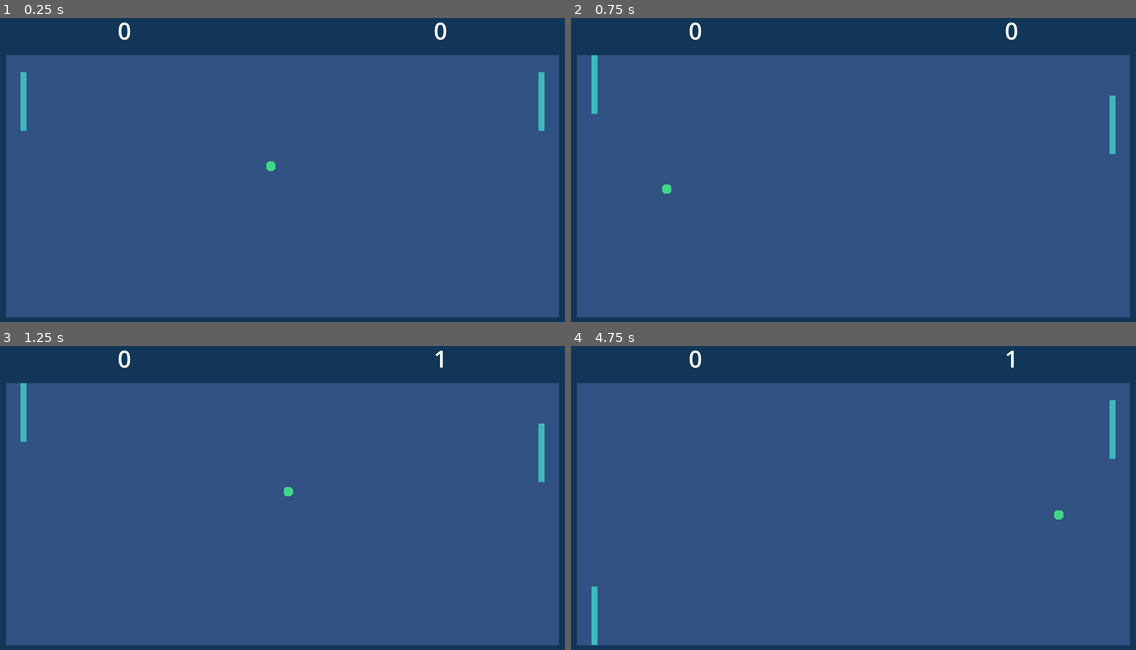
Above: before the commit, frames 1-4 (two rows, left to right).
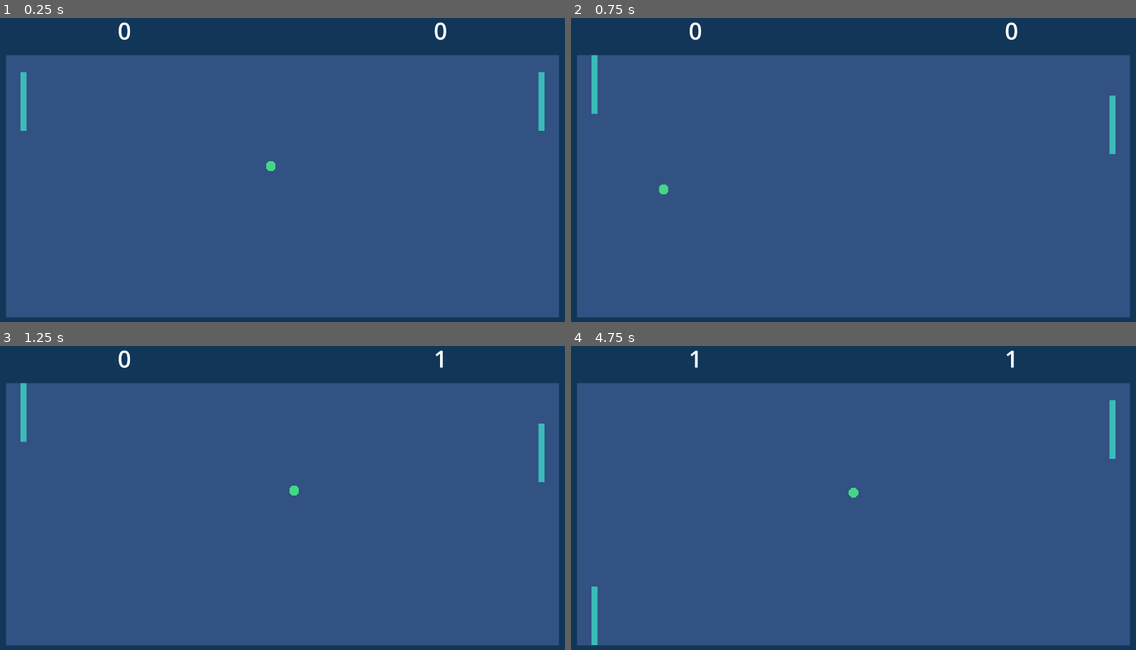
Above: after the commit, the same moments.

Repository: bokubeam/godot-pong
Game: Godot game, scene res://level.tscn
The game is run twice, just before and just after one commit, with the same random seed, the same clock (stepped at 60 frames per second) and the same inputs.
Inputs:
- Up to frame 1 (0.25 s): no input
- Up to frame 2 (0.75 s): tap Enter at 0.5 s; hold W (player_1_move_up) from 0.53 s (still down); tap Down (player_2_move_down) at 0.6 s
- Up to frame 3 (1.25 s): keep holding W (player_1_move_up)
- Up to frame 4 (4.75 s): release W (player_1_move_up) at 1.28 s; hold R (player_1_move_down) 1.28-2.03 s; tap Up (player_2_move_up) at 1.35, 2.85, 4.35 s; hold W (player_1_move_up) 2.03-3.53 s; tap Down (player_2_move_down) at 2.1, 3.6 s; tap Space at 2.75 s; hold R (player_1_move_down) from 3.53 s (still down)

Frame 1 is identical in both runs. In frame 2, less than 0.1% of the frame differs, in the area x 15-18%, y 54-59%; in frame 3, less than 0.1%; in frame 4, 0.2%, in the area x 21-88%, y 1-58%.

Commit message:
Increase ball speed over time

Diff:
--- a/ball.gd
+++ b/ball.gd
@@ -4,9 +4,9 @@
 signal player_2_scored
 
 var startpos: Vector2
-var speed_vel: Vector2 = Vector2(0, 0)
 var ball_speed = 20.0
 var random_angle
+const SPEED_INCREASE_RATIO = 1.001
 
 func _ready()->void:
 	var x = 180 if randi() % 2 == 0 else 0
@@ -14,15 +14,15 @@
 
 func ready_ball(angle: float):
 	position =  $"../Camera2D".get_screen_center_position()
-	speed_vel = Vector2.ZERO
+	velocity = Vector2.ZERO
 	await get_tree().create_timer(0.2).timeout
-	speed_vel = Vector2.from_angle(deg_to_rad(angle)) * ball_speed
+	velocity = Vector2.from_angle(deg_to_rad(angle)) * ball_speed
 
 func _physics_process(delta: float) -> void:
-	velocity = speed_vel
-	var collision_info = move_and_collide(speed_vel)
+	velocity = velocity * SPEED_INCREASE_RATIO
+	var collision_info = move_and_collide(velocity)
 	if collision_info:
-		speed_vel = speed_vel.bounce(collision_info.get_normal())
+		velocity = velocity.bounce(collision_info.get_normal())
 
 # Collision layers and masks need to be set for all
 # collision objects.
